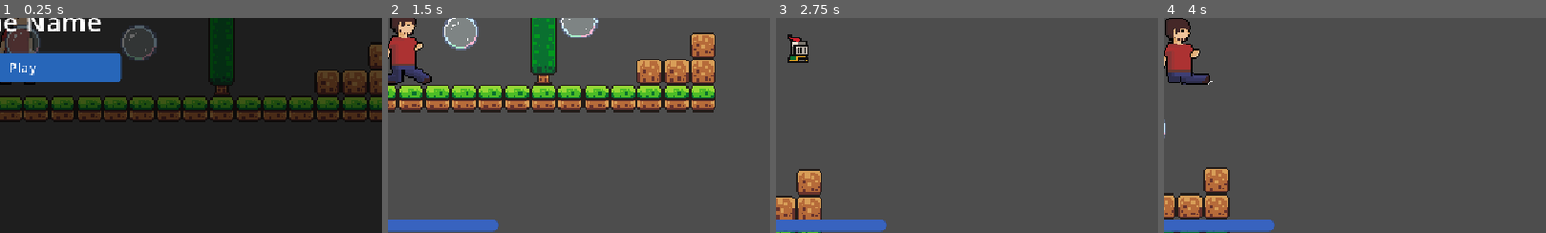
Above: before the commit, frames 1-4 (left to right).
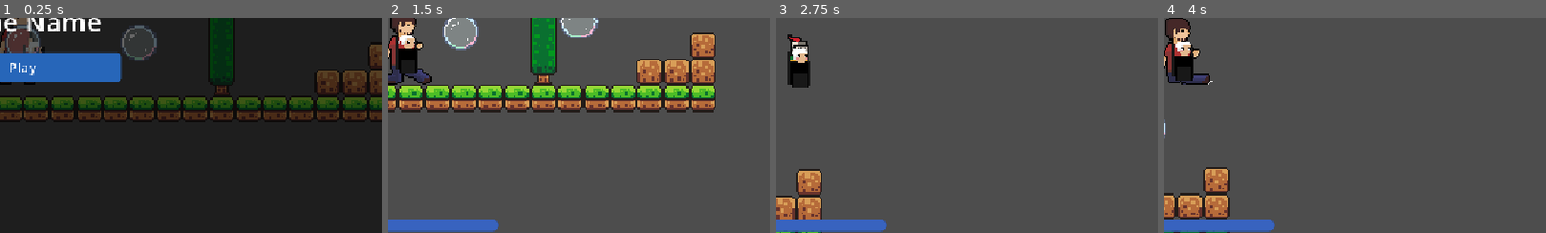
Above: after the commit, the same moments.

Repository: GitPuller67/Game-Jam
Game: Godot game, scene res://levels/game.tscn
Two runs of this game, one before a commit and one after it. Both use one fixed random seed, a clock stepped at 60 frames per second and the inputs below.
Inputs (mouse positions are % of the whole screen's width and height, from its top left):
- Up to frame 1 (0.25 s): no input
- Up to frame 2 (1.5 s): click "Play" at 0.5 s; tap Enter at 1.25 s; move the mouse to (72, 45) at 1.27 s; hold Right (move_right) from 1.28 s (still down); tap Shift (crouch) at 1.35 s
- Up to frame 3 (2.75 s): keep holding Right (move_right); tap Space (jump) at 1.52, 1.55, 1.82, 2.1, 2.27, 2.57 s; move the mouse to (30, 55) at 2.02 s; tap Shift (crouch) at 2.3 s
- Up to frame 4 (4 s): move the mouse to (60, 28) at 2.77 s; release Right (move_right) at 2.78 s; press the mouse at (60, 28) at 2.78 s; hold Left (move_left) 2.78-3.53 s; tap Space (jump) at 3.05, 3.77 s; move the mouse to (45, 70) at 3.52 s; release the mouse at (45, 70) at 3.53 s; hold Right (move_right) from 3.53 s (still down); tap Shift (crouch) at 3.6 s
The pictures show only the part of the screen within x 47-97%, y 44-94%; the shares and areas given below are measured in that part.

The runs differ from the first frame. In frame 1, 0.1% of the frame differs, in the area x 6-11%, y 11-17%; in frame 2, 0.8%; in frame 3, 0.9%, in the area x 3-9%, y 14-33%; in frame 4, 0.9%.

Commit message:
fixed

Diff:
--- a/game-jam/characters/baby/baby.gd
+++ b/game-jam/characters/baby/baby.gd
@@ -1,23 +1,69 @@
 class_name Baby
 extends CharacterBody2D
+
+## The baby rides on the father's chest and looks toward the bubble.
+##
+## babylooking.png holds four 14x23 frames, all drawn facing right:
+## looking top-right, bottom-right, bottom-left, top-left.
+## Each frame, the baby picks the one that points at the bubble, then moves to
+## where it sits on the father's chest in his current animation frame.
 
 
 # --- Signals ---
 signal ability_used(ability_name: String)
 
 
+# --- Enums ---
+enum Look { TOP_RIGHT, BOTTOM_RIGHT, BOTTOM_LEFT, TOP_LEFT }
+
+
+# --- Constants ---
+## Where each frame sits in babylooking.png, in Look order.
+const LOOK_REGIONS: Array[Rect2] = [
+	Rect2(6, 180, 14, 23),
+	Rect2(23, 180, 14, 23),
+	Rect2(39, 180, 14, 23),
+	Rect2(55, 180, 14, 23),
+]
+const BABY_SIZE := Vector2(14, 23)
+
+## Top-left corner of the baby inside each of the father's 35x51 frames
+## (facing right), per animation, in frame order. Measured from baby.png,
+## which was drawn to sit on the chest of every frame in player.png.
+const CHEST_POSITIONS: Dictionary[StringName, Array] = {
+	&"default": [Vector2(9, 16), Vector2(9, 17), Vector2(9, 16)],
+	&"run": [Vector2(9, 16), Vector2(9, 17), Vector2(9, 15), Vector2(9, 17), Vector2(9, 15)],
+	&"jump": [Vector2(9, 15)], # the father's jump reuses his last run frame
+	&"slide": [Vector2(8, 21), Vector2(8, 25), Vector2(8, 25)],
+	&"crouch": [Vector2(9, 20), Vector2(9, 24), Vector2(9, 25)],
+}
+
+
 # --- Exported variables ---
+## The father's sprite. The baby follows its animation, frame and flip.
+@export var father_sprite: AnimatedSprite2D
+
+@export_group("Looking")
+## How far (px) the bubble must cross the baby's head before the baby switches
+## between left/right or up/down. Stops flickering when it's right on the line.
+@export var switch_margin: float = 2.0
+
 @export_group("Abilities")
 @export var ability_cooldown: float = 1.0
 
 
 # --- Regular variables ---
 var can_use_ability: bool = true
+var look: Look = Look.TOP_RIGHT
+## Which side of the head the bubble is on, in screen space.
+var _bubble_right: bool = true
+var _bubble_above: bool = true
 
 
 # --- @onready variables ---
-@onready var animated_sprite: AnimatedSprite2D = $AnimatedSprite2D
+@onready var sprite: Sprite2D = $Sprite2D
 @onready var ability_timer: Timer = $AbilityTimer
+@onready var bubble: Bubble = $Bubble
 
 
 # --- Built-in functions ---
@@ -25,8 +71,53 @@
 	pass
 
 
+func _process(_delta: float) -> void:
+	var flipped := father_sprite != null and father_sprite.flip_h
+	sprite.flip_h = flipped
+	sprite.position = _get_chest_position(flipped)
+	look = _get_look(flipped)
+	sprite.region_rect = LOOK_REGIONS[look]
+
+
 func _unhandled_input(event: InputEvent) -> void:
 	pass
+
+
+# --- Looking ---
+## Picks the frame that points at the bubble. The frames are drawn facing right,
+## so when the father faces left (sprite flipped) left and right swap.
+func _get_look(flipped: bool) -> Look:
+	var head := sprite.global_position + BABY_SIZE * Vector2(0.5, 0.3)
+	var to_bubble := bubble.global_position - head
+	if absf(to_bubble.x) > switch_margin:
+		_bubble_right = to_bubble.x > 0.0
+	if absf(to_bubble.y) > switch_margin:
+		_bubble_above = to_bubble.y < 0.0
+
+	var look_right := _bubble_right != flipped
+	if _bubble_above:
+		return Look.TOP_RIGHT if look_right else Look.TOP_LEFT
+	return Look.BOTTOM_RIGHT if look_right else Look.BOTTOM_LEFT
+
+
+# --- Following the father ---
+## Places the baby's top-left corner on the father's chest for his current frame.
+func _get_chest_position(flipped: bool) -> Vector2:
+	if father_sprite == null:
+		return -BABY_SIZE / 2.0
+	var anim := father_sprite.animation
+	var positions: Array = CHEST_POSITIONS.get(anim, CHEST_POSITIONS[&"default"])
+	var chest: Vector2 = positions[clampi(father_sprite.frame, 0, positions.size() - 1)]
+
+	# The father's sprite is centered on his node, so his frame's top-left is at -size/2.
+	var frame_size := Vector2(35, 51)
+	var texture := father_sprite.sprite_frames.get_frame_texture(anim, father_sprite.frame)
+	if texture:
+		frame_size = texture.get_size()
+	if flipped:
+		chest.x = frame_size.x - chest.x - BABY_SIZE.x
+	# Convert from the father sprite's parent space into the baby's own space.
+	return father_sprite.position - position + father_sprite.offset - frame_size / 2.0 + chest
 
 
 # --- Abilities ---
--- a/game-jam/characters/baby/baby.tscn
+++ b/game-jam/characters/baby/baby.tscn
@@ -1,16 +1,17 @@
 [gd_scene format=3 uid="uid://dcl5iwlcdw0j8"]
 
 [ext_resource type="Script" uid="uid://beorvob7p4x6n" path="res://characters/baby/baby.gd" id="1_6cj4a"]
-
+[ext_resource type="Texture2D" uid="uid://bwhcyfdqio6aa" path="res://assets/spritesheets/babylooking.png" id="2_looking"]
 [ext_resource type="PackedScene" path="res://characters/baby/bubble.tscn" id="2_bubble"]
-
-[sub_resource type="SpriteFrames" id="SpriteFrames_483ub"]
 
 [node name="Baby" type="CharacterBody2D" unique_id=691239316]
 script = ExtResource("1_6cj4a")
 
-[node name="AnimatedSprite2D" type="AnimatedSprite2D" parent="." unique_id=967520711]
-sprite_frames = SubResource("SpriteFrames_483ub")
+[node name="Sprite2D" type="Sprite2D" parent="." unique_id=967520711]
+texture = ExtResource("2_looking")
+centered = false
+region_enabled = true
+region_rect = Rect2(6, 180, 14, 23)
 
 [node name="AbilityTimer" type="Timer" parent="." unique_id=1216950642]
 
--- a/game-jam/characters/father/father.tscn
+++ b/game-jam/characters/father/father.tscn
@@ -167,7 +167,8 @@
 animation = &"slide"
 autoplay = "default"
 
-[node name="Baby" parent="Visuals" unique_id=1142126627 instance=ExtResource("2_paef7")]
+[node name="Baby" parent="Visuals" unique_id=1142126627 node_paths=PackedStringArray("father_sprite") instance=ExtResource("2_paef7")]
+father_sprite = NodePath("../AnimatedSprite2D")
 
 [connection signal="timeout" from="SlideTimer" to="." method="_on_slide_timer_timeout"]
 [connection signal="timeout" from="SlideCooldownTimer" to="." method="_on_slide_cooldown_timer_timeout"]
Binary file added: game-jam/assets/spritesheets/babylooking.png
Not shown, added: game-jam/assets/spritesheets/babylooking.png.import
